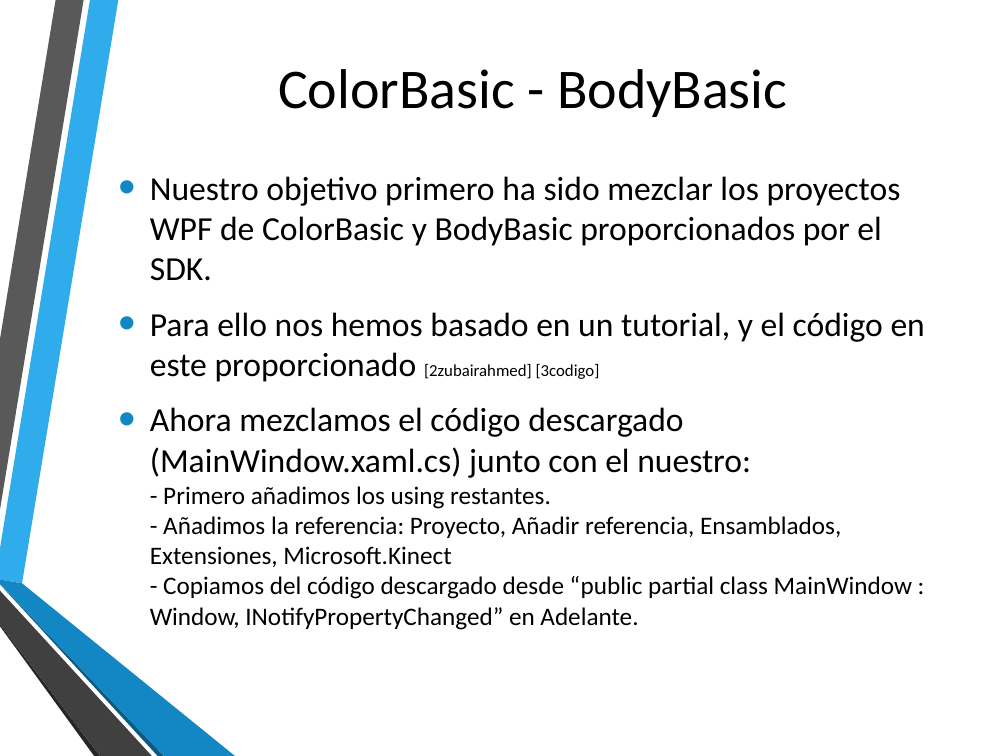
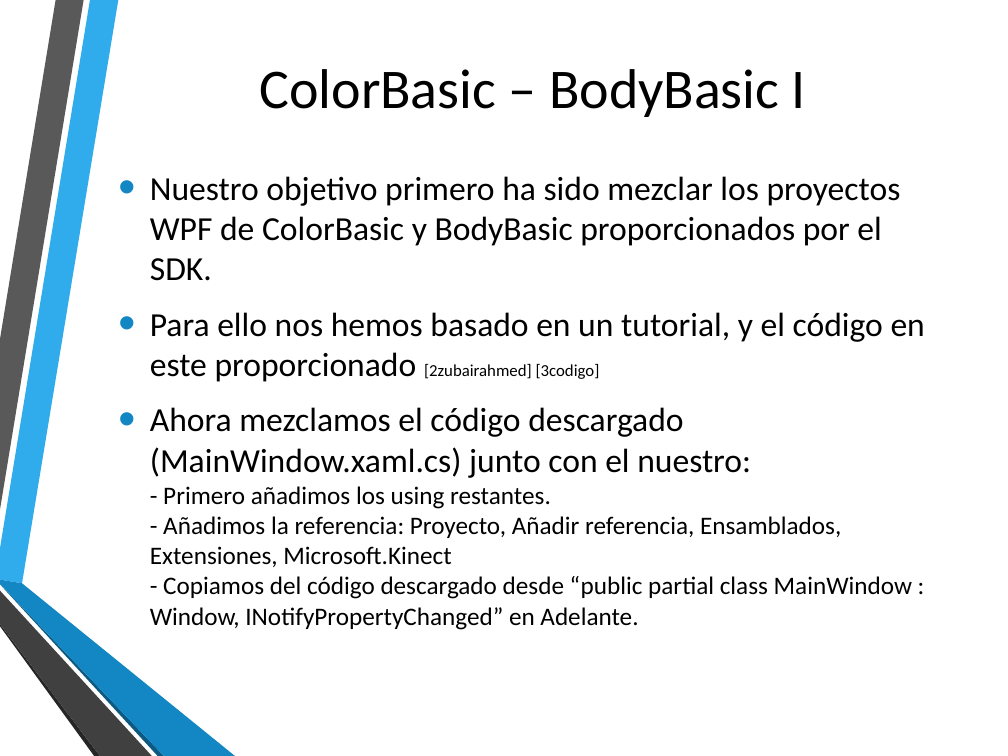
Before and after one commit to FPerezHernandez92/NPI-Kinect-v2, a slide deck: slide 4 of Presentación Práctica 1.pptx. Drawn at 1008x756 pixels with LibreOffice and Linux fonts; fonts in the diff are those of the drawing; background and template pictures are left out. Boxes give left, top, right and bottom in pixels: in the first picture for what was removed or moved away, otherwise in the second. Text is boxed around its words. In the diff, an @@ line names an element or a change of style, - is before the commit and + after.

Commit message:
ColorBasic-BodyBasic 2
Añadimos librería WriteableBitmapEx.Wpf,dll, añadimos la referencia,
eliminamos un if, y cambiamos el kinectSensor.default.

```diff
--- a/Presentación Práctica 1.pptx
+++ b/Presentación Práctica 1.pptx
@@ title at (259,69,806,117): text changed @@
-ColorBasic - BodyBasic
+ColorBasic – BodyBasic I
```
Also in this commit, not shown: 1 other slide changed, 6 slides added, 54 other files.
